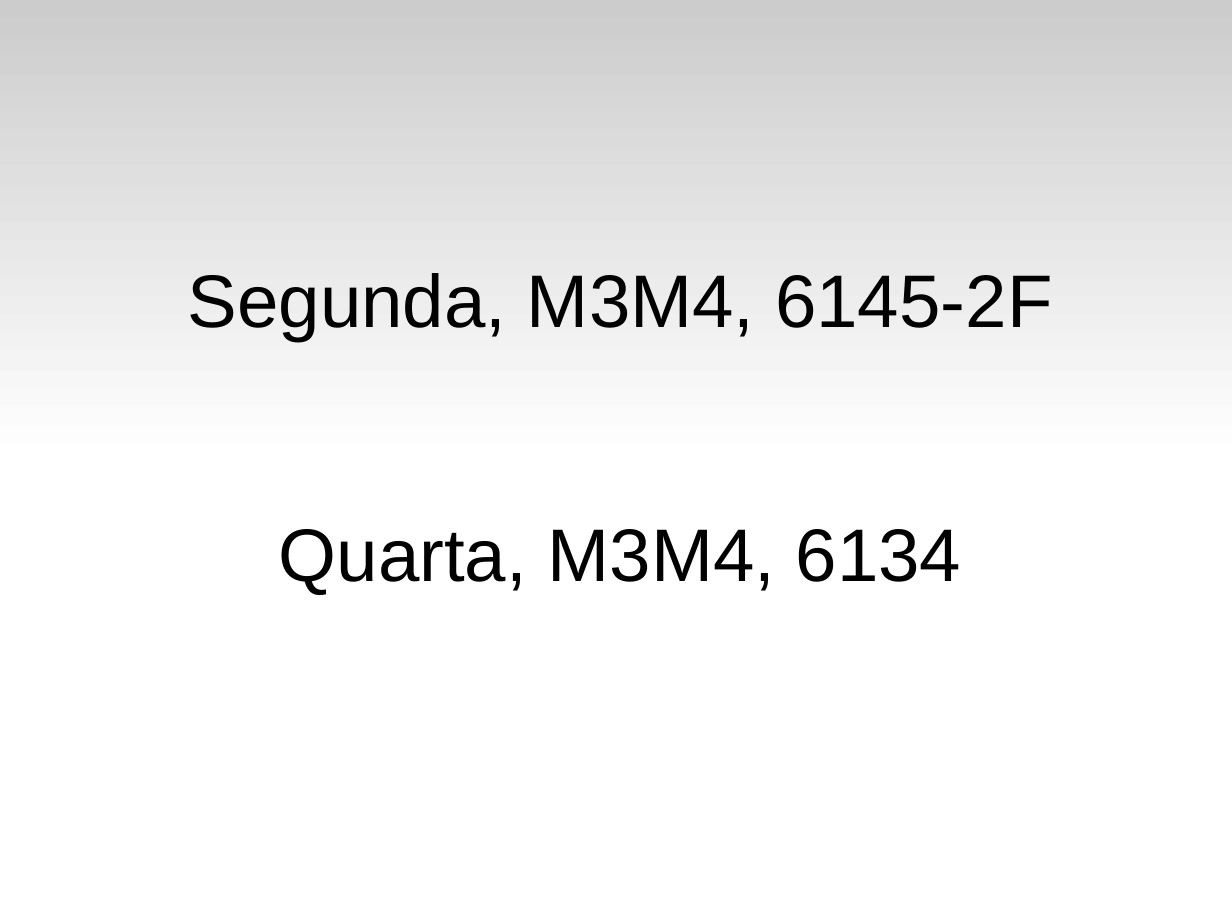
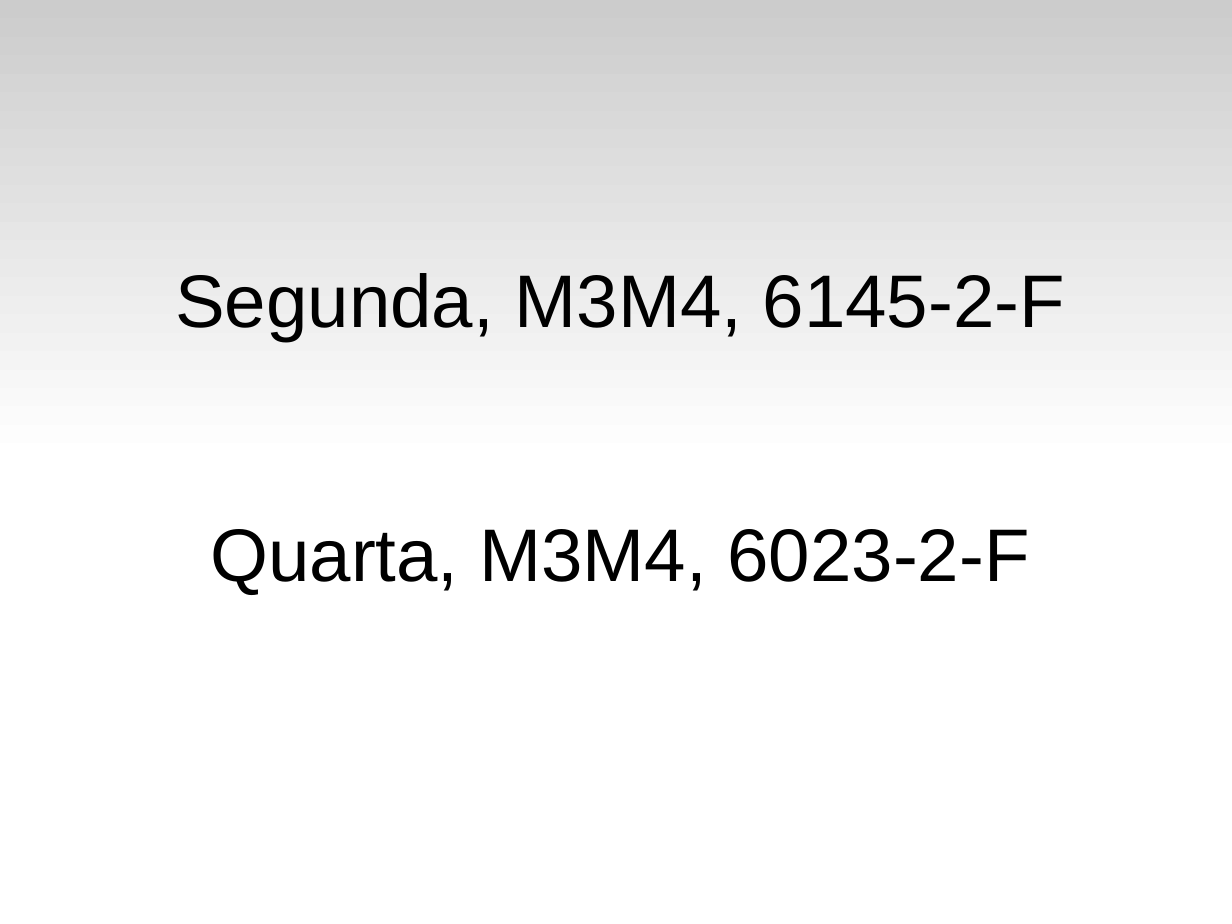
Before and after one commit to fsantanna-uerj/LP1, a slide deck: slide 2 of Slides/lp1-00-intro.odp. Drawn at 1232x924 pixels with LibreOffice and Linux fonts; fonts in the diff are those of the drawing. Boxes give left, top, right and bottom in pixels: in the first picture for what was removed or moved away, otherwise in the second. Text is boxed around its words. In the diff, an @@ line names an element or a change of style, - is before the commit and + after.

```diff
--- a/Slides/lp1-00-intro.odp
+++ b/Slides/lp1-00-intro.odp
@@ subtitle at (175,273,1065,595): text changed @@
-Segunda, M3M4, 6145-2F
-Quarta, M3M4, 6134
+Segunda, M3M4, 6145-2-F
+Quarta, M3M4, 6023-2-F
```
Also in this commit, not shown: 3 other files.
